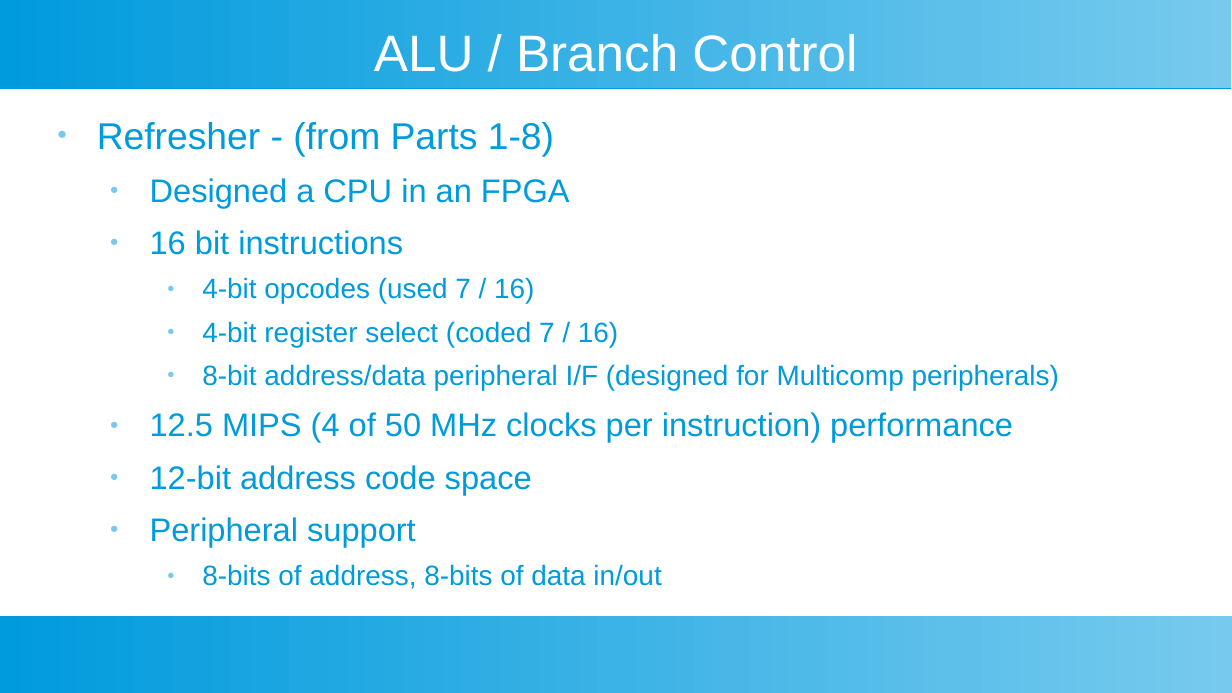
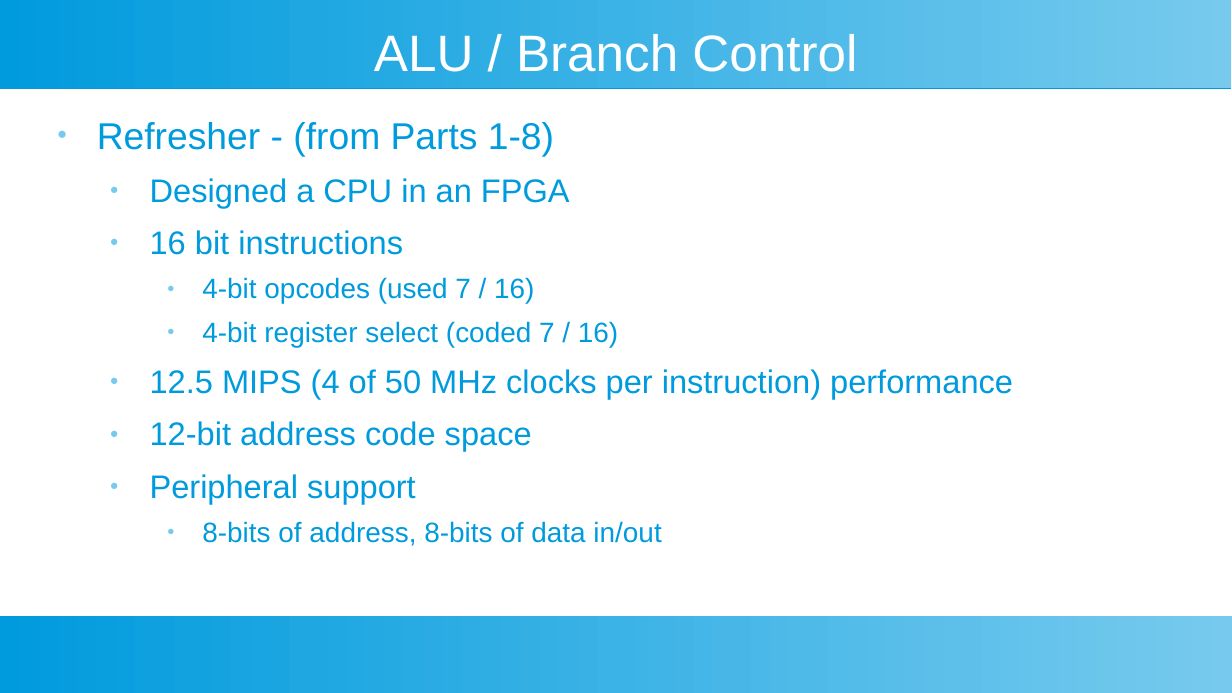
Before and after one commit to douggilliland/Design_A_CPU, a slide deck: slide 2 of Docs/DIY-FPGA-Computer-A1_New_Opcodes_Design.odp. Drawn at 1232x693 pixels with LibreOffice and Linux fonts; fonts in the diff are those of the drawing. Boxes give left, top, right and bottom in pixels: in the first picture for what was removed or moved away, otherwise in the second. Text is boxed around its words. In the diff, an @@ line names an element or a change of style, - is before the commit and + after.

```diff
--- a/Docs/DIY-FPGA-Computer-A1_New_Opcodes_Design.odp
+++ b/Docs/DIY-FPGA-Computer-A1_New_Opcodes_Design.odp
@@ text at (x1=202, y1=364, x2=1059, y2=390): paragraph removed @@
-    ● 8-bit address/data peripheral I/F (designed for Multicomp peripherals)
```
Also in this commit, not shown: 3 other slides changed.
